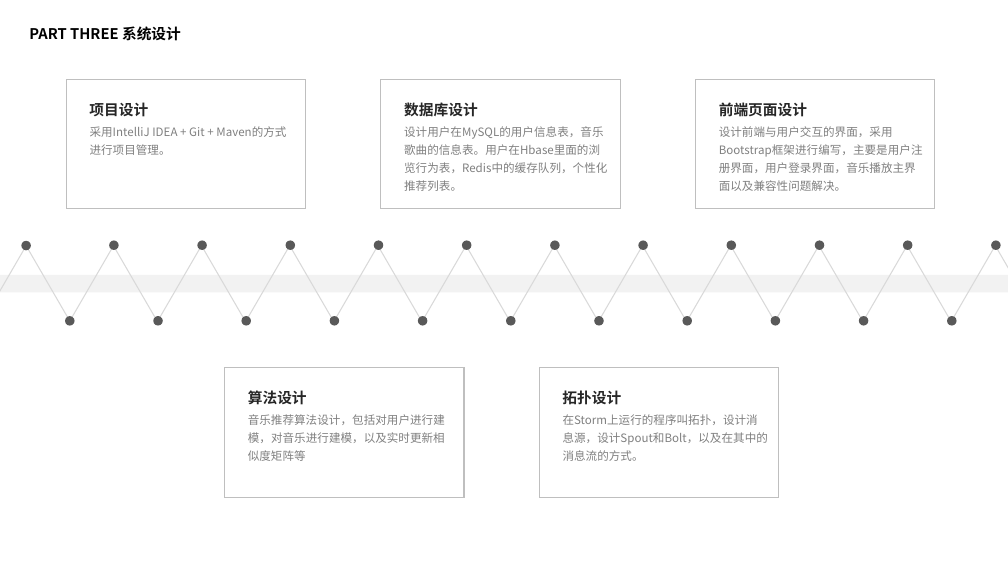
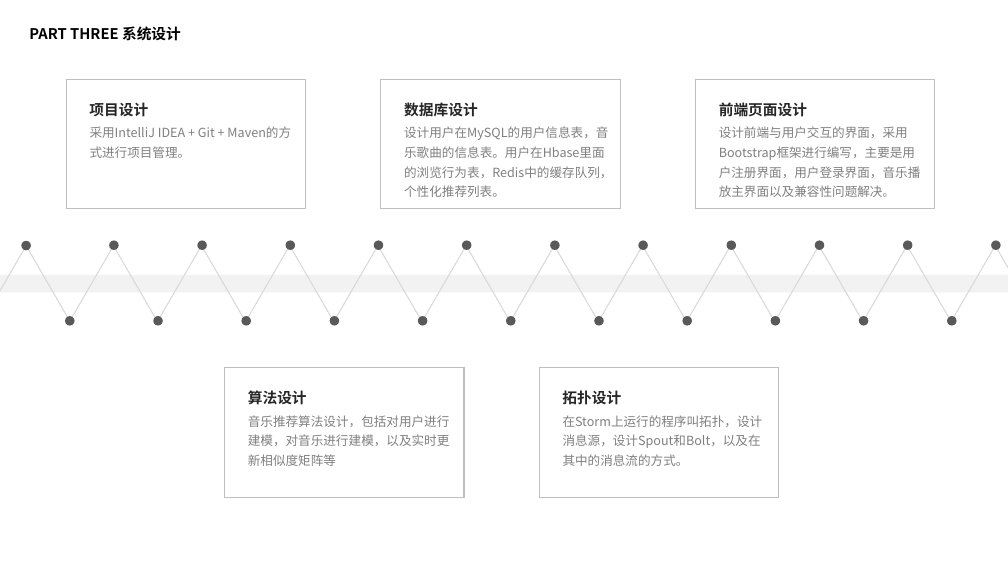
Before and after one commit to cutoutsy/recomendation-system, a slide deck: slide 9 of 毕设答辩.pptx. Drawn at 1008x567 pixels with LibreOffice and Linux fonts; fonts in the diff are those of the drawing. Boxes give left, top, right and bottom in pixels: in the first picture for what was removed or moved away, otherwise in the second. Text is boxed around its words. In the diff, an @@ line names an element or a change of style, - is before the commit and + after.

```diff
--- a/毕设答辩.pptx
+++ b/毕设答辩.pptx
@@ size 11 to 12 pt in 5 elements at [90,126,215,158], [248,415,450,466], [563,415,763,466], [404,126,612,197], [719,126,921,197] @@
```
Also in this commit, not shown: 7 other slides changed, 2 other files.
